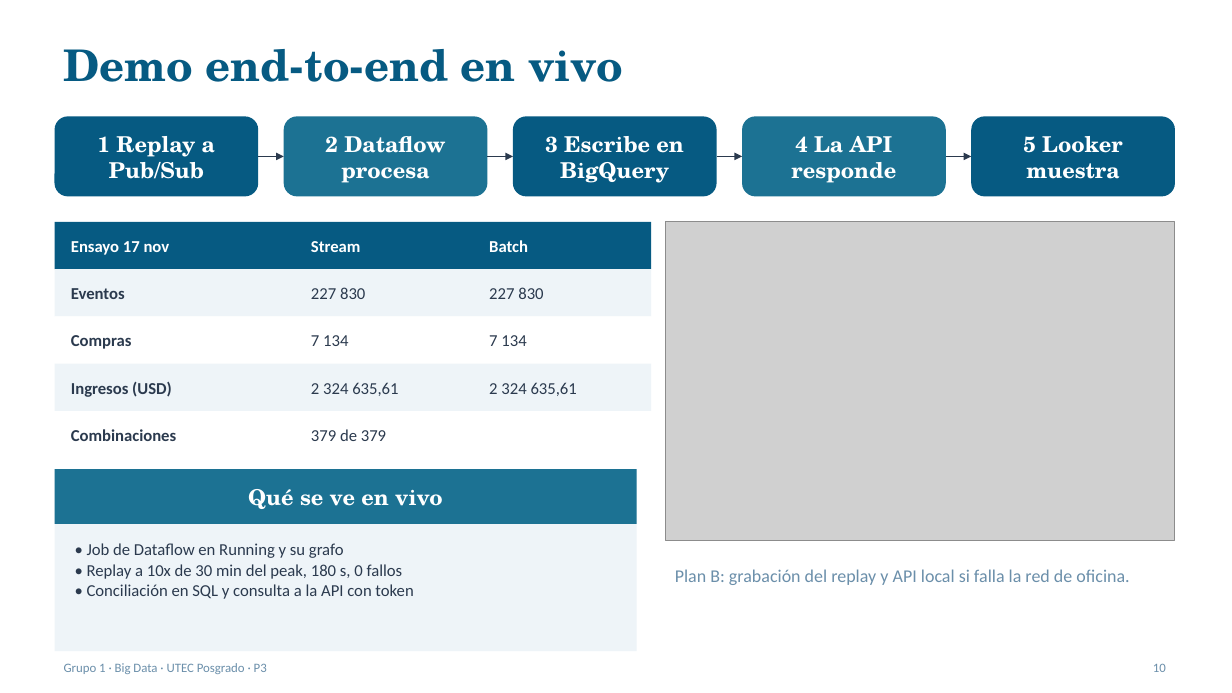
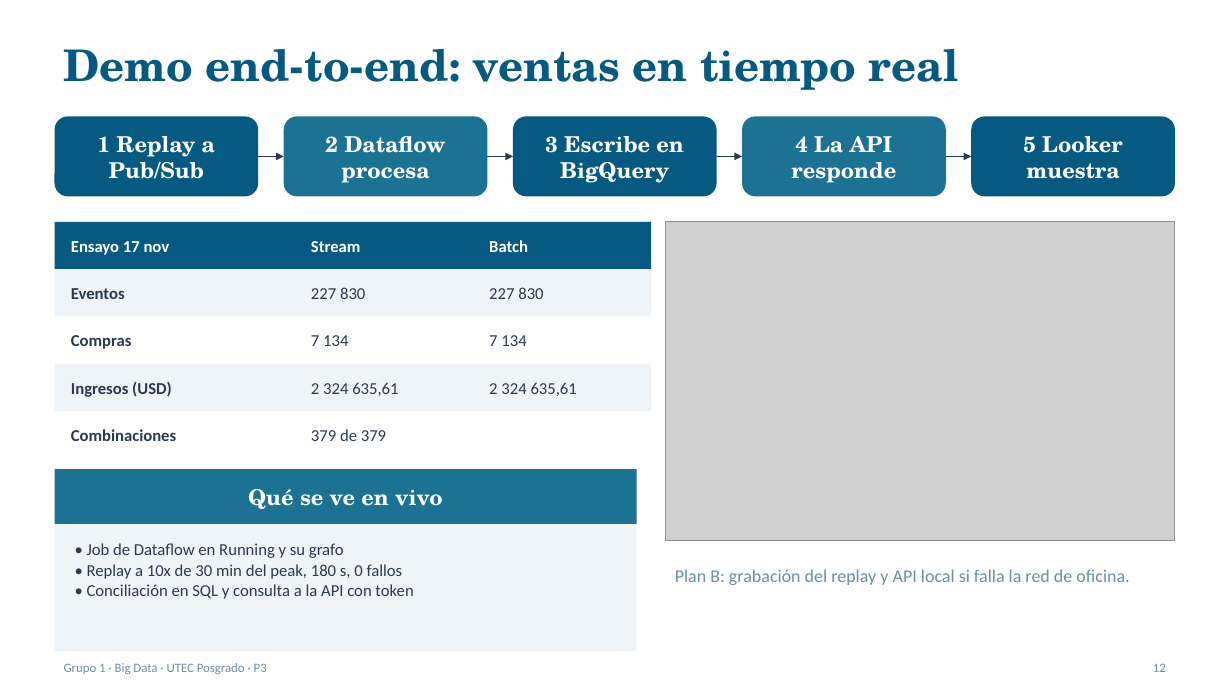
Before and after one commit to RVargasC22/bigdata-g1-ecommerce-gcp, a slide deck: slide 12 of docs/p3/Sustentacion_P3.pptx (slide 10 before the commit). Drawn at 1232x693 pixels with LibreOffice and Linux fonts; fonts in the diff are those of the drawing; grey boxes stand for pictures. Boxes give left, top, right and bottom in pixels: in the first picture for what was removed or moved away, otherwise in the second. Text is boxed around its words. In the diff, an @@ line names an element or a change of style, - is before the commit and + after.

Commit message:
docs(p3): diapositivas en el orden de la rúbrica de la P3
Situación actual y Dependencias vuelven a la exposición, la calculadora va antes del demo y el pipeline Beam pasa a respaldo. Total 13:30. El replay se lanza al empezar la exposición para que el Beam termine de escribir antes del demo.

```diff
--- a/docs/p3/Sustentacion_P3.pptx
+++ b/docs/p3/Sustentacion_P3.pptx
@@ text at bbox=[64, 49, 959, 90]: text changed @@
-Demo end-to-end en vivo
+Demo end-to-end: ventas en tiempo real
@@ text at bbox=[1153, 663, 1166, 672]: text changed @@
-10
+12
```
Also in this commit, not shown: 11 other slides changed, 1 other file.
